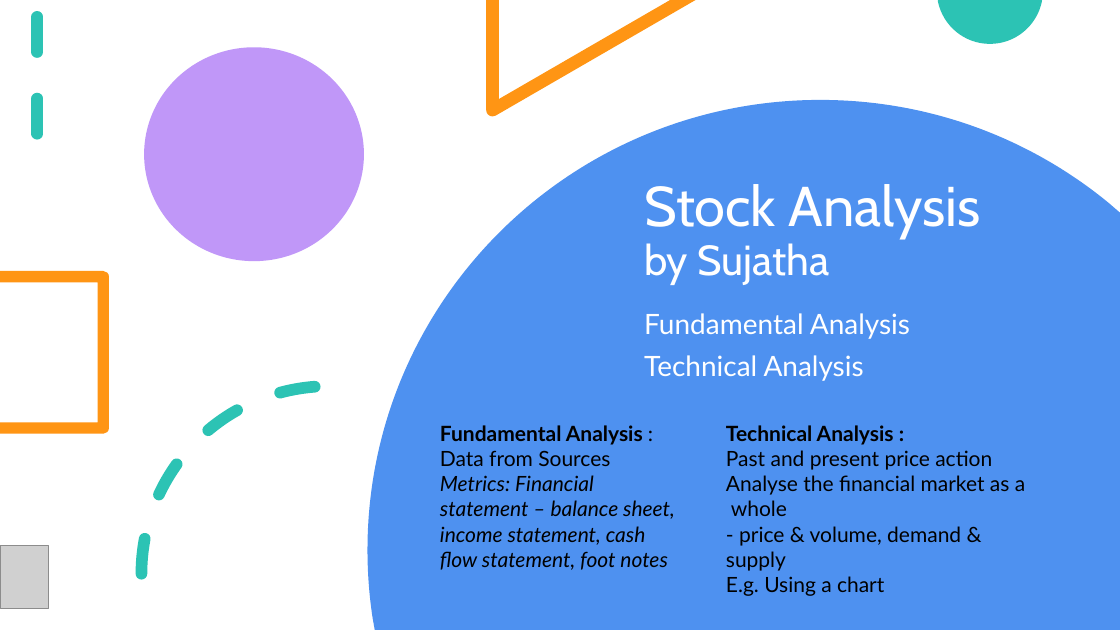
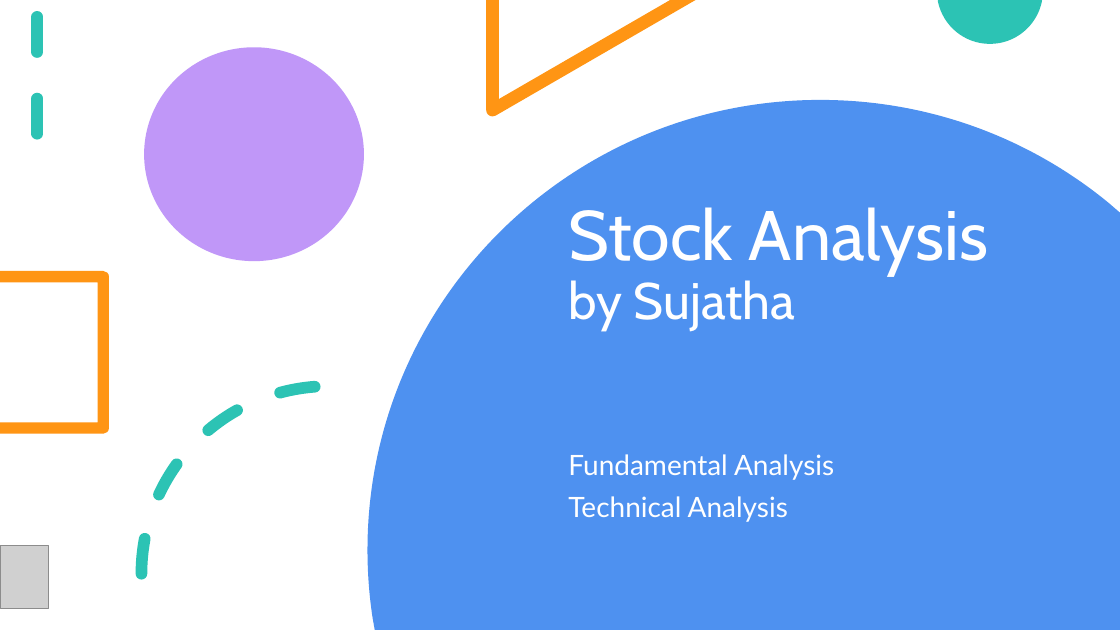
Before and after one commit to bill-leang/stock_price_visualization, a slide deck: slide 14 of slidedecks/Project3_Group1_Combined_SlideDeck.pptx. Drawn at 1120x630 pixels with LibreOffice and Linux fonts; fonts in the diff are those of the drawing; grey boxes stand for pictures. Boxes give left, top, right and bottom in pixels: in the first picture for what was removed or moved away, otherwise in the second. Text is boxed around its words. In the diff, an @@ line names an element or a change of style, - is before the commit and + after.

```diff
--- a/slidedecks/Project3_Group1_Combined_SlideDeck.pptx
+++ b/slidedecks/Project3_Group1_Combined_SlideDeck.pptx
@@ title "Stock Analysis by Sujatha" moved from (x1=644, y1=184, x2=981, y2=285) to (x1=568, y1=207, x2=989, y2=330) @@
@@ title "Stock Analysis by Sujatha" at (x1=568, y1=207, x2=989, y2=330): size 48 to 60 pt in "Stock Analysis"; size 36 to 44 pt in "by Sujatha" @@
@@ text removed at (x1=440, y1=425, x2=675, y2=570) @@
-Fundamental Analysis : Data from Sources
-Metrics: Financial statement – balance sheet, income statement, cash flow statement, foot notes
@@ subtitle "Fundamental Analysis" moved from (x1=644, y1=313, x2=910, y2=381) to (x1=568, y1=454, x2=834, y2=522) @@
@@ text removed at (x1=726, y1=425, x2=1025, y2=596) @@
-Technical Analysis :
-Past and present price action
-Analyse the financial market as a
-whole
-- price & volume, demand & supply
-E.g. Using a chart
```
